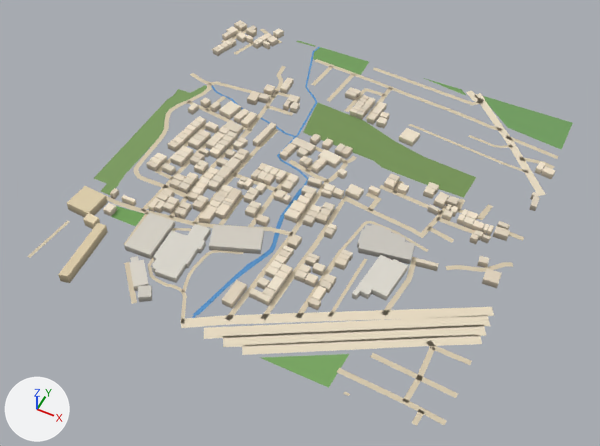
The glTF model public/assets/bengaluru-region-v1/tiles/t27_10-l0.glb: old version first, new version second.
Camera for both pictures: a 50 mm lens placed at (14049.0, 4603.0, 726.0), pointed at (13748.0, 5205.0, -27.0). The axes (+X, +Y, +Z) are drawn at lower left. The lights are the same throughout. The older version comes first. Vertices at exactly the same position are counted once.

In view in the first picture: 'building', 'ground', 'water'.
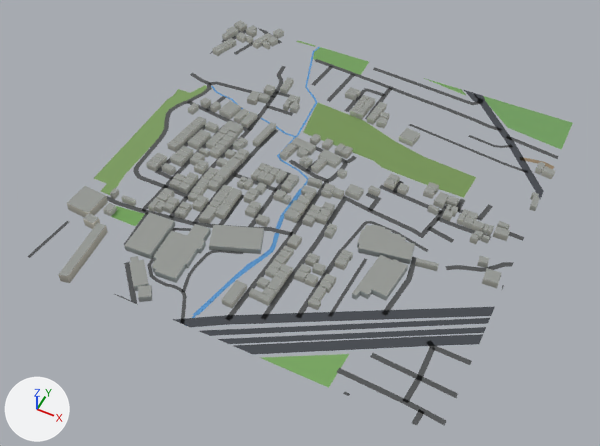
Boxes [x1, y1, x2, y2] around the edits, measured in the pictures (600 x 446 px; the box of a moved part takes in the faces that stretch with it):
'ground', reshaped: before [27, 29, 573, 426]; after [27, 28, 573, 426]
part 1 of me_building, recoloured (darker): [58, 20, 555, 310] in both
part 2 of me_ground, rebuilt (24% shorter): before [204, 315, 490, 339]; after [200, 318, 490, 336]
part 3 of me_ground, rebuilt (22% shorter): before [223, 325, 486, 347]; after [218, 327, 486, 344]
part 4 of me_ground, moved or reshaped: before [334, 91, 559, 398]; after [334, 90, 559, 426]
part 5 of me_ground, moved or reshaped: before [27, 158, 355, 355]; after [27, 158, 356, 354]
part 6 of me_ground, moved or reshaped: before [190, 29, 275, 141]; after [190, 28, 275, 141]
part 7 of me_ground, recoloured: [27, 29, 551, 412] in both

The change, as a diff of the scene's bpy script:
```diff
--- a/public/assets/bengaluru-region-v1/tiles/t27_10-l0.glb.py
+++ b/public/assets/bengaluru-region-v1/tiles/t27_10-l0.glb.py
@@ me_building @@
 # used by ob_building; location = (13500.0, 5000.0, 0.0)
-me_building.from_pydata(...)  # 2112 vertices, 2669 faces; spans x -3.0..504.0, y -11.0..505.0, z 0.0..12.0
+me_building.from_pydata(...)  # 2112 vertices, 3222 faces; spans x -3.0..504.0, y -11.0..505.0, z 0.0..12.0
+# me_building part 1: 2669 kept faces spanning x -3.0..504.0, y -11.0..505.0, z 0.0..12.0 get new vertex colours
+# edits to the shape of me_building do not show in these pictures
 me_building.materials.append(mat_building)
@@ me_ground @@
 # used by ob_ground; location = (13500.0, 5000.0, 0.0)
-me_ground.from_pydata(...)  # 970 vertices, 836 faces; spans x -3.0..504.0, y -6.0..504.0, z 1.0
+me_ground.from_pydata(...)  # 993 vertices, 855 faces; spans x 0.0..500.0, y 0.0..500.0, z 1.0
+# me_ground part 2: the loose piece of 18 vertices spanning x 235.0..503.0, y -6.0..155.0, z 1.0 is rebuilt with 20 vertices and now spans x 232.0..500.0, y 0.0..152.0, z 1.0
+# me_ground part 3: the loose piece of 16 vertices spanning x 259.0..503.0, y -6.0..141.0, z 1.0 is rebuilt with 18 vertices and now spans x 255.0..500.0, y 0.0..139.0, z 1.0
+# me_ground part 4: 16 vertices moved from x 288.0..503.0, y 104.0..504.0, z 1.0 to x 287.0..500.0, y 105.0..500.0, z 1.0; 11 vertices removed from x 354.0..504.0, y 46.0..496.0, z 1.0; 16 vertices added at x 365.0..500.0, y 12.0..500.0, z 1.0
+# me_ground part 5: 11 vertices moved from x 11.0..355.0, y 5.0..182.0, z 1.0 to x 10.0..355.0, y 0.0..183.0, z 1.0; 8 vertices removed from x 150.0..321.0, y -5.0..24.0, z 1.0; 20 vertices added at x 123.0..322.0, y 0.0..25.0, z 1.0
+# me_ground part 6: 14 vertices moved from x -1.0..132.0, y 296.0..503.0, z 1.0 to x 0.0..131.0, y 294.0..500.0, z 1.0; 4 vertices removed from x -3.0..21.0, y 422.0..501.0, z 1.0; 6 vertices added at x 0.0..27.0, y 413.0..500.0, z 1.0
+# me_ground part 7: 572 kept faces spanning x 0.0..500.0, y 0.0..500.0, z 1.0 get new vertex colours; the middle colour goes from beige #d7c9ae to dark grey #535556
 me_ground.materials.append(mat_ground)
```
